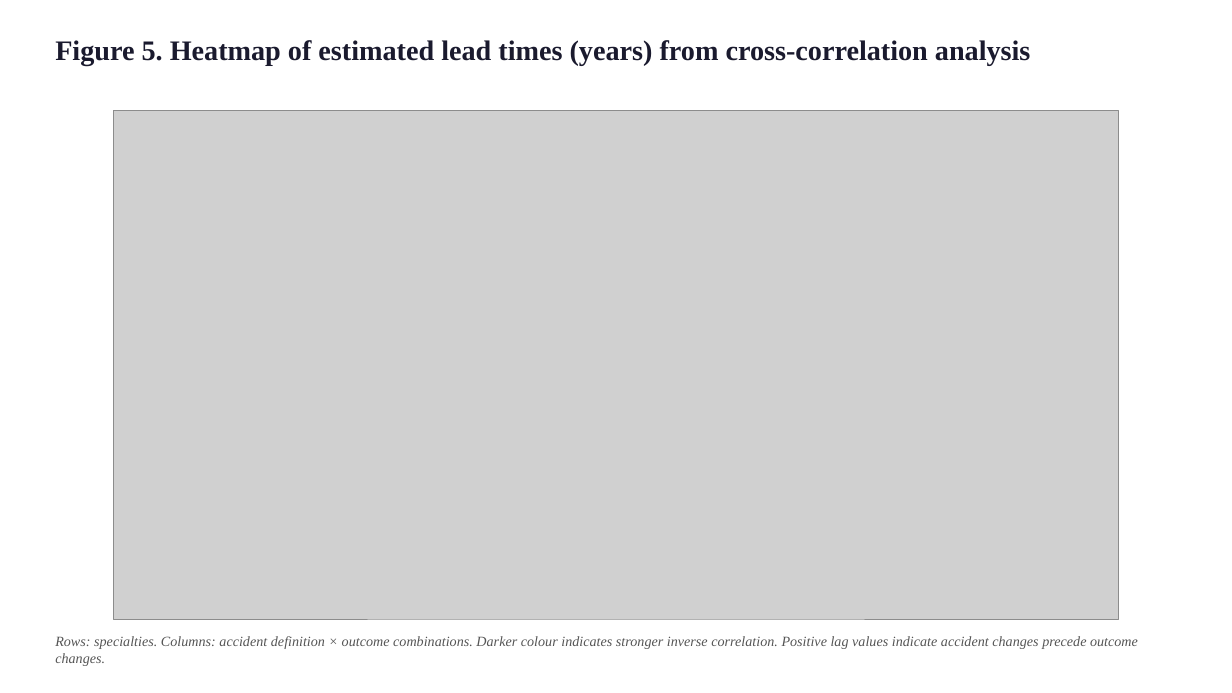
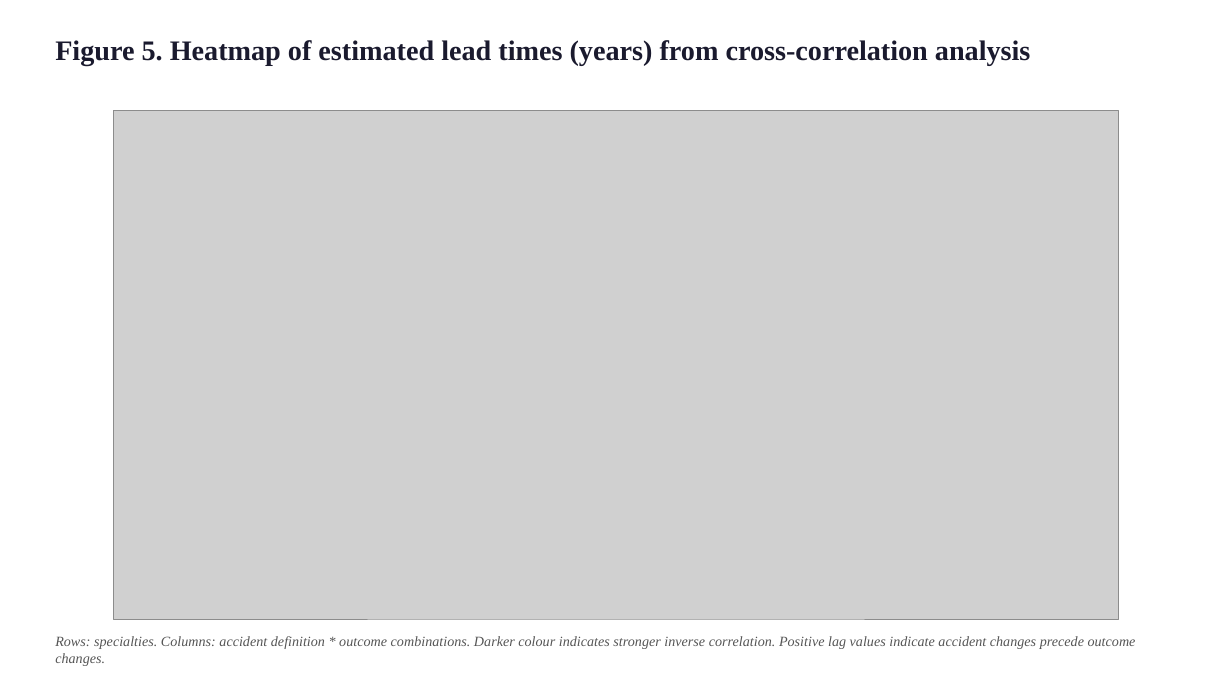
Before and after one commit to bougtoir/medical-accident-its-analysis, a slide deck: slide 6 of medical_accident_its_analysis/manuscript/bmj_figures_en.pptx. Drawn at 1232x693 pixels with LibreOffice and Linux fonts; fonts in the diff are those of the drawing; grey boxes stand for pictures. Boxes give left, top, right and bottom in pixels: in the first picture for what was removed or moved away, otherwise in the second. Text is boxed around its words. In the diff, an @@ line names an element or a change of style, - is before the commit and + after.

```diff
--- a/medical_accident_its_analysis/manuscript/bmj_figures_en.pptx
+++ b/medical_accident_its_analysis/manuscript/bmj_figures_en.pptx
@@ text at <box>55,636,1136,666</box>: text changed @@
-Rows: specialties. Columns: accident definition × outcome combinations. Darker colour indicates stronger inverse correlation. Positive lag values indicate accident changes precede outcome changes.
+Rows: specialties. Columns: accident definition * outcome combinations. Darker colour indicates stronger inverse correlation. Positive lag values indicate accident changes precede outcome changes.
```
Also in this commit, not shown: 7 other slides changed, 40 other files.
